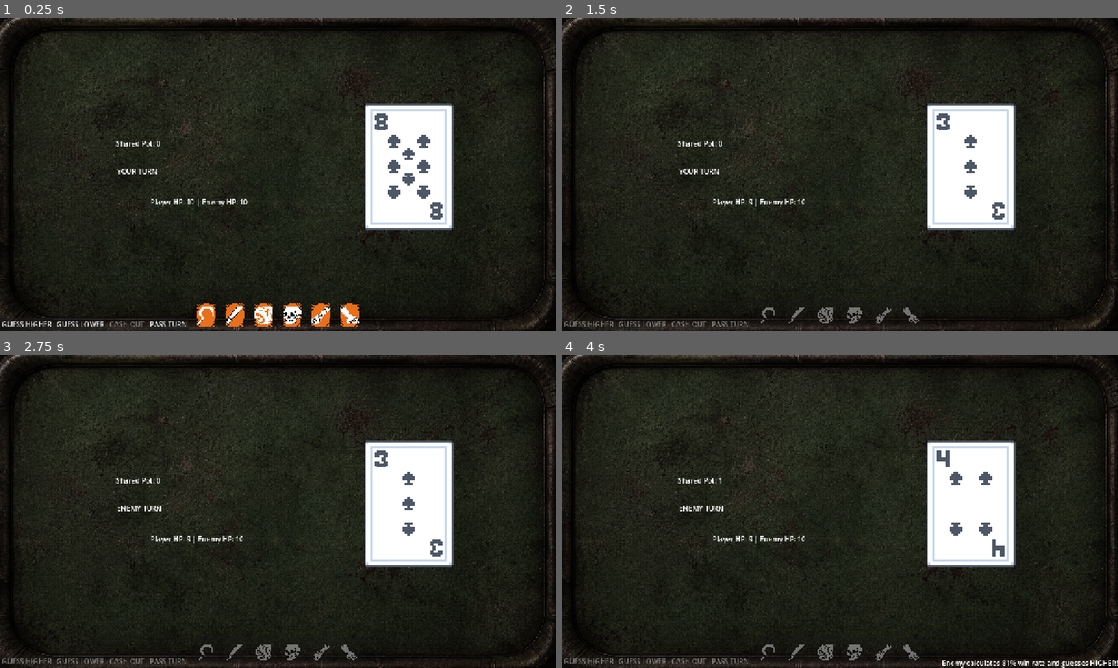
Above: before the commit, frames 1-4 (two rows, left to right).
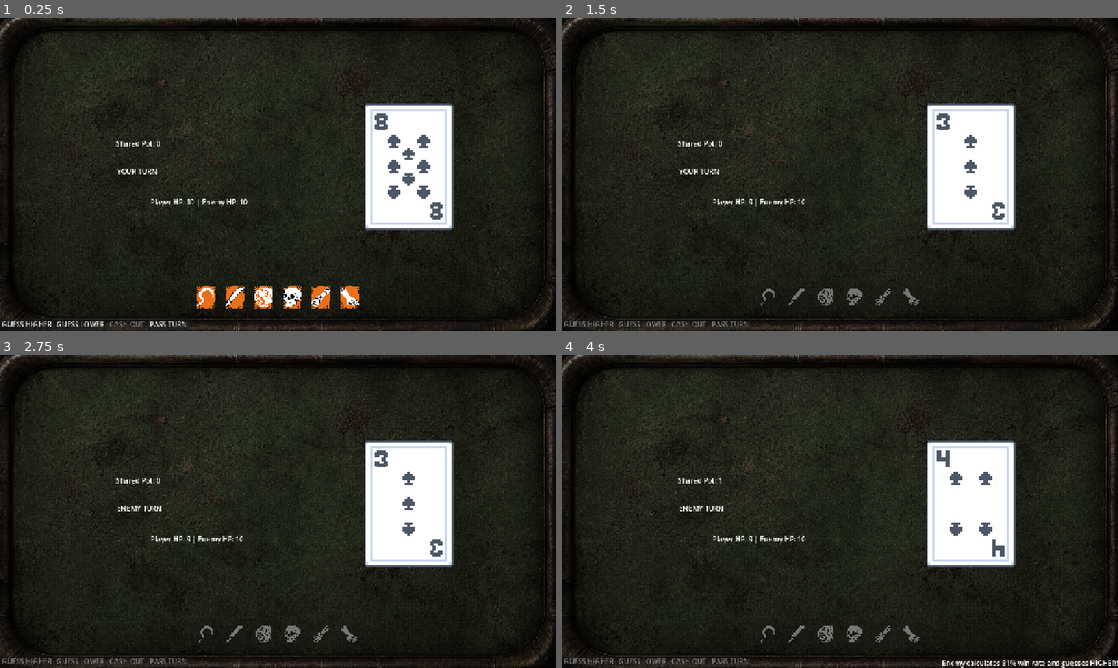
Above: after the commit, the same moments.

Repository: wadahac/HighLowPrototype
Game: Godot game, scene res://scenes/main.tscn
Two runs of this game, one before a commit and one after it. Both use one fixed random seed, a clock stepped at 60 frames per second and the inputs below.
Inputs:
- Up to frame 1 (0.25 s): no input
- Up to frame 2 (1.5 s): click "GUESS HIGHER" at 0.5 s; tap Enter at 1.25 s
- Up to frame 3 (2.75 s): no input
- Up to frame 4 (4 s): tap Space at 2.75 s

The runs differ from the first frame. In frame 1, 2.2% of the frame differs, in the area x 35-65%, y 85-99%; in frame 2, 0.7%; in frame 3, 0.7%; in frame 4, 0.7%.

Commit message:
re aligned

Diff:
--- a/high-low-prototype/scenes/main.tscn
+++ b/high-low-prototype/scenes/main.tscn
@@ -134,8 +134,9 @@
 anchor_right = 0.5
 anchor_bottom = 1.0
 offset_left = -241.0
-offset_top = -72.0
+offset_top = -114.0
 offset_right = 241.0
+offset_bottom = -42.0
 grow_horizontal = 2
 grow_vertical = 0
 size_flags_horizontal = 4
